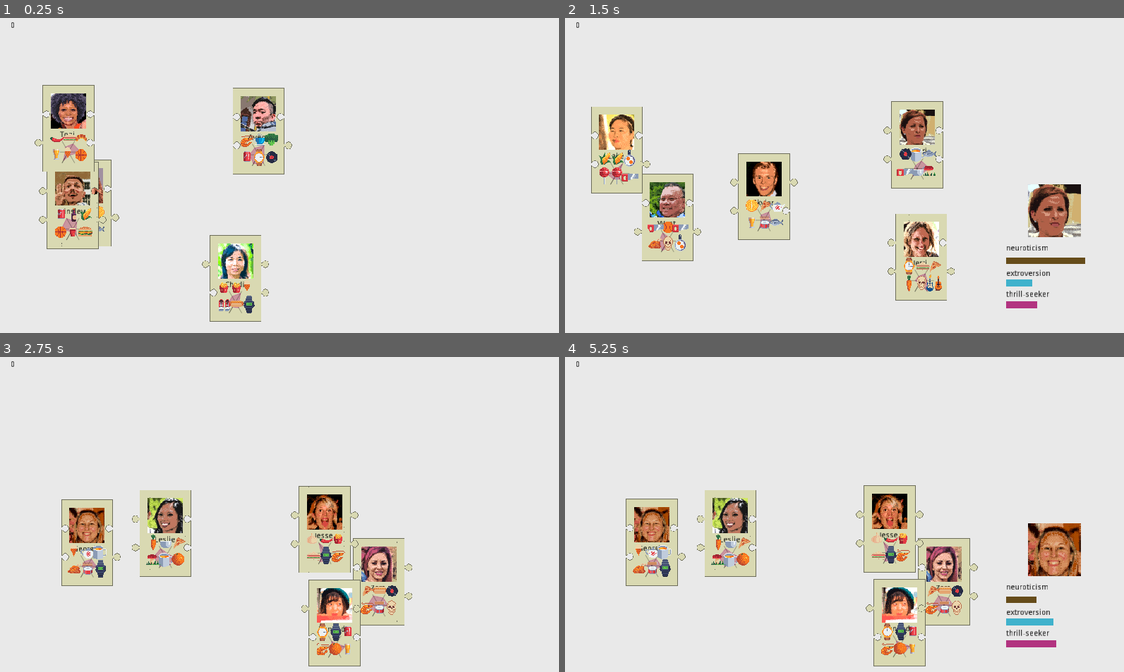
Above: before the commit, frames 1-4 (two rows, left to right).
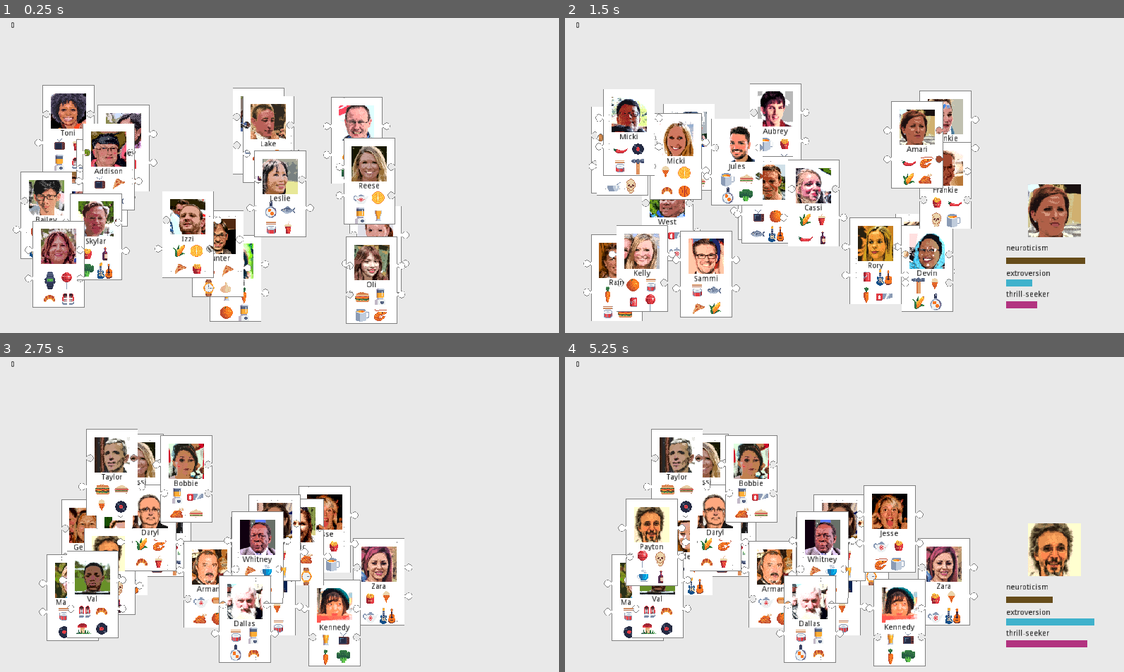
Above: after the commit, the same moments.

Repository: hwacha/GMTK-Match-Game
Game: Godot game, scene res://prefabs/Field.tscn
Same seed, same stepped clock (60 frames per second), same inputs: the game is played once before the commit and once after it.
Inputs (mouse positions are in pixels of both pictures, inside the frame that each line leads up to):
- Up to frame 1 (0.25 s): no input
- Up to frame 2 (1.5 s): tap Enter at 0.5 s; move the mouse to (1056, 77) at 0.52 s; hold Up (ui_up) 0.53-1.28 s; click (1056, 77) at 0.67 s; tap Space at 1.25 s; move the mouse to (917, 144) at 1.27 s; hold Down (ui_down) from 1.28 s (still down); click (917, 144) at 1.42 s
- Up to frame 3 (2.75 s): tap Enter at 2 s; move the mouse to (201, 536) at 2.02 s; release Down (ui_down) at 2.03 s; hold Up (ui_up) from 2.03 s (still down); click (201, 536) at 2.17 s
- Up to frame 4 (5.25 s): tap Space at 2.75, 4.25 s; move the mouse to (945, 580) at 2.77 s; click (945, 580) at 2.92 s; tap Enter at 3.5 s; move the mouse to (900, 621) at 3.52 s; release Up (ui_up) at 3.53 s; hold Down (ui_down) from 3.53 s (still down); click (900, 621) at 3.67 s; move the mouse to (889, 530) at 4.27 s; click (889, 530) at 4.42 s; move the mouse to (654, 542) at 5.02 s; click (654, 542) at 5.17 s

The runs differ from the first frame. In frame 1, 17% of the frame differs, in the area x 2-74%, y 21-98%; in frame 2, 19%, in the area x 3-75%, y 20-97%; in frame 3, 16%; in frame 4, 18%.

Commit message:
migrating to the icon system, continued

Diff:
--- a/prefabs/Card.tscn
+++ b/prefabs/Card.tscn
@@ -1,8 +1,7 @@
-[gd_scene load_steps=8 format=2]
+[gd_scene load_steps=7 format=2]
 
 [ext_resource path="res://assets/card_sprites/base.png" type="Texture" id=1]
 [ext_resource path="res://scripts/Card.gd" type="Script" id=2]
-[ext_resource path="res://scripts/Visual.gd" type="Script" id=3]
 [ext_resource path="res://prefabs/Icon.tscn" type="PackedScene" id=4]
 
 [sub_resource type="RectangleShape2D" id=1]
@@ -19,11 +18,6 @@
 
 [node name="Full" type="CollisionShape2D" parent="."]
 shape = SubResource( 1 )
-__meta__ = {
-"_edit_lock_": true
-}
-
-[node name="Interjambs" type="Node2D" parent="."]
 __meta__ = {
 "_edit_lock_": true
 }
@@ -46,19 +40,48 @@
 }
 
 [node name="Stats" type="Node2D" parent="."]
-script = ExtResource( 3 )
 
-[node name="Label" type="Label" parent="."]
-margin_left = -31.7307
-margin_top = 5.1181
-margin_right = 30.2693
-margin_bottom = 36.1181
+[node name="LabelContainer" type="Node2D" parent="."]
+
+[node name="Label" type="Label" parent="LabelContainer"]
+margin_left = -31.0
+margin_top = 2.0
+margin_right = 31.0
+margin_bottom = 31.0
 custom_colors/font_color = Color( 0, 0, 0, 1 )
-text = "
+text = "test
 "
 align = 1
 __meta__ = {
 "_edit_use_anchors_": false
+}
+
+[node name="Icons" type="Node2D" parent="."]
+z_index = 2
+
+[node name="Icon1" parent="Icons" instance=ExtResource( 4 )]
+position = Vector2( -16.1311, 30 )
+animation = "9"
+frame = 0
+
+[node name="Icon2" parent="Icons" instance=ExtResource( 4 )]
+position = Vector2( -16, 62 )
+animation = "9"
+frame = 0
+
+[node name="Icon3" parent="Icons" instance=ExtResource( 4 )]
+position = Vector2( 16, 30 )
+animation = "9"
+frame = 0
+
+[node name="Icon4" parent="Icons" instance=ExtResource( 4 )]
+position = Vector2( 16, 62 )
+animation = "9"
+frame = 0
+
+[node name="Interjambs" type="Node2D" parent="."]
+__meta__ = {
+"_edit_lock_": true
 }
 
 [node name="Boundaries" type="Area2D" parent="."]
@@ -96,26 +119,6 @@
 "_edit_lock_": true
 }
 
-[node name="Icons" type="Node2D" parent="."]
-
-[node name="Icon2" parent="Icons" instance=ExtResource( 4 )]
-position = Vector2( 1.29572, 47.0158 )
-
-[node name="Icon" parent="Icons" instance=ExtResource( 4 )]
-position = Vector2( 1.29572, 16.2889 )
-
-[node name="Icon3" parent="Icons" instance=ExtResource( 4 )]
-position = Vector2( 23.5079, 16.2889 )
-
-[node name="Icon4" parent="Icons" instance=ExtResource( 4 )]
-position = Vector2( 23.5079, 47.0158 )
-
-[node name="Icon5" parent="Icons" instance=ExtResource( 4 )]
-position = Vector2( -21.6569, 16.2889 )
-
-[node name="Icon6" parent="Icons" instance=ExtResource( 4 )]
-position = Vector2( -21.6569, 47.0158 )
-
 [connection signal="area_entered" from="." to="." method="_on_Card_area_entered"]
 [connection signal="area_exited" from="." to="." method="_on_Card_area_exited"]
 [connection signal="input_event" from="." to="." method="_on_Card_input_event"]
--- a/prefabs/Icon.tscn
+++ b/prefabs/Icon.tscn
@@ -1,394 +1,380 @@
-[gd_scene load_steps=45 format=2]
+[gd_scene load_steps=44 format=2]
 
 [ext_resource path="res://assets/icons/MegaPixelArt32x32pxIcons_SpriteSheet.png" type="Texture" id=1]
-[ext_resource path="res://scripts/Icon.gd" type="Script" id=2]
+
+[sub_resource type="AtlasTexture" id=1]
+atlas = ExtResource( 1 )
+region = Rect2( 32, 512, 32, 32 )
+
+[sub_resource type="AtlasTexture" id=2]
+atlas = ExtResource( 1 )
+region = Rect2( 288, 192, 32, 32 )
+
+[sub_resource type="AtlasTexture" id=3]
+atlas = ExtResource( 1 )
+region = Rect2( 384, 256, 32, 32 )
+
+[sub_resource type="AtlasTexture" id=4]
+atlas = ExtResource( 1 )
+region = Rect2( 64, 256, 32, 32 )
+
+[sub_resource type="AtlasTexture" id=5]
+atlas = ExtResource( 1 )
+region = Rect2( 96, 480, 32, 32 )
+
+[sub_resource type="AtlasTexture" id=6]
+atlas = ExtResource( 1 )
+region = Rect2( 192, 480, 32, 32 )
+
+[sub_resource type="AtlasTexture" id=7]
+atlas = ExtResource( 1 )
+region = Rect2( 64, 96, 32, 32 )
+
+[sub_resource type="AtlasTexture" id=8]
+atlas = ExtResource( 1 )
+region = Rect2( 224, 0, 32, 32 )
+
+[sub_resource type="AtlasTexture" id=9]
+atlas = ExtResource( 1 )
+region = Rect2( 192, 128, 32, 32 )
+
+[sub_resource type="AtlasTexture" id=10]
+atlas = ExtResource( 1 )
+region = Rect2( 32, 96, 32, 32 )
+
+[sub_resource type="AtlasTexture" id=11]
+atlas = ExtResource( 1 )
+region = Rect2( 32, 288, 32, 32 )
+
+[sub_resource type="AtlasTexture" id=12]
+atlas = ExtResource( 1 )
+region = Rect2( 64, 352, 32, 32 )
+
+[sub_resource type="AtlasTexture" id=13]
+atlas = ExtResource( 1 )
+region = Rect2( 0, 96, 32, 32 )
+
+[sub_resource type="AtlasTexture" id=14]
+atlas = ExtResource( 1 )
+region = Rect2( 64, 512, 32, 32 )
+
+[sub_resource type="AtlasTexture" id=15]
+atlas = ExtResource( 1 )
+region = Rect2( 32, 256, 32, 32 )
+
+[sub_resource type="AtlasTexture" id=16]
+atlas = ExtResource( 1 )
+region = Rect2( 416, 192, 32, 32 )
+
+[sub_resource type="AtlasTexture" id=17]
+atlas = ExtResource( 1 )
+region = Rect2( 192, 320, 32, 32 )
+
+[sub_resource type="AtlasTexture" id=18]
+atlas = ExtResource( 1 )
+region = Rect2( 0, 352, 32, 32 )
+
+[sub_resource type="AtlasTexture" id=19]
+atlas = ExtResource( 1 )
+region = Rect2( 256, 480, 32, 32 )
+
+[sub_resource type="AtlasTexture" id=20]
+atlas = ExtResource( 1 )
+region = Rect2( 0, 384, 32, 32 )
+
+[sub_resource type="AtlasTexture" id=21]
+atlas = ExtResource( 1 )
+region = Rect2( 384, 512, 32, 32 )
+
+[sub_resource type="AtlasTexture" id=22]
+atlas = ExtResource( 1 )
+region = Rect2( 224, 480, 32, 32 )
+
+[sub_resource type="AtlasTexture" id=23]
+atlas = ExtResource( 1 )
+region = Rect2( 32, 480, 32, 32 )
+
+[sub_resource type="AtlasTexture" id=24]
+atlas = ExtResource( 1 )
+region = Rect2( 320, 576, 32, 32 )
+
+[sub_resource type="AtlasTexture" id=25]
+atlas = ExtResource( 1 )
+region = Rect2( 352, 576, 32, 32 )
+
+[sub_resource type="AtlasTexture" id=26]
+atlas = ExtResource( 1 )
+region = Rect2( 416, 512, 32, 32 )
+
+[sub_resource type="AtlasTexture" id=27]
+atlas = ExtResource( 1 )
+region = Rect2( 416, 384, 32, 32 )
+
+[sub_resource type="AtlasTexture" id=28]
+atlas = ExtResource( 1 )
+region = Rect2( 128, 480, 32, 32 )
+
+[sub_resource type="AtlasTexture" id=29]
+atlas = ExtResource( 1 )
+region = Rect2( 64, 480, 32, 32 )
+
+[sub_resource type="AtlasTexture" id=30]
+atlas = ExtResource( 1 )
+region = Rect2( 320, 448, 32, 32 )
+
+[sub_resource type="AtlasTexture" id=31]
+atlas = ExtResource( 1 )
+region = Rect2( 64, 576, 32, 32 )
+
+[sub_resource type="AtlasTexture" id=32]
+atlas = ExtResource( 1 )
+region = Rect2( 224, 576, 32, 32 )
+
+[sub_resource type="AtlasTexture" id=33]
+atlas = ExtResource( 1 )
+region = Rect2( 0, 544, 32, 32 )
 
 [sub_resource type="AtlasTexture" id=34]
 atlas = ExtResource( 1 )
-region = Rect2( 416, 512, 32, 32 )
+region = Rect2( 0, 608, 32, 32 )
 
 [sub_resource type="AtlasTexture" id=35]
 atlas = ExtResource( 1 )
-region = Rect2( 0, 544, 32, 32 )
+region = Rect2( 32, 544, 32, 32 )
 
 [sub_resource type="AtlasTexture" id=36]
 atlas = ExtResource( 1 )
-region = Rect2( 224, 0, 32, 32 )
+region = Rect2( 256, 384, 32, 32 )
 
 [sub_resource type="AtlasTexture" id=37]
 atlas = ExtResource( 1 )
+region = Rect2( 384, 384, 32, 32 )
+
+[sub_resource type="AtlasTexture" id=38]
+atlas = ExtResource( 1 )
+region = Rect2( 160, 480, 32, 32 )
+
+[sub_resource type="AtlasTexture" id=39]
+atlas = ExtResource( 1 )
+region = Rect2( 32, 224, 32, 32 )
+
+[sub_resource type="AtlasTexture" id=40]
+atlas = ExtResource( 1 )
+region = Rect2( 320, 160, 32, 32 )
+
+[sub_resource type="AtlasTexture" id=41]
+atlas = ExtResource( 1 )
 region = Rect2( 96, 64, 32, 32 )
 
-[sub_resource type="AtlasTexture" id=38]
-atlas = ExtResource( 1 )
-region = Rect2( 0, 96, 32, 32 )
-
-[sub_resource type="AtlasTexture" id=39]
-atlas = ExtResource( 1 )
-region = Rect2( 32, 96, 32, 32 )
-
-[sub_resource type="AtlasTexture" id=40]
-atlas = ExtResource( 1 )
-region = Rect2( 64, 96, 32, 32 )
-
-[sub_resource type="AtlasTexture" id=6]
-atlas = ExtResource( 1 )
-region = Rect2( 192, 128, 32, 32 )
-
-[sub_resource type="AtlasTexture" id=7]
-atlas = ExtResource( 1 )
-region = Rect2( 320, 160, 32, 32 )
-
-[sub_resource type="AtlasTexture" id=8]
-atlas = ExtResource( 1 )
-region = Rect2( 288, 192, 32, 32 )
-
-[sub_resource type="AtlasTexture" id=41]
-atlas = ExtResource( 1 )
-region = Rect2( 416, 192, 32, 32 )
-
-[sub_resource type="AtlasTexture" id=42]
-atlas = ExtResource( 1 )
-region = Rect2( 32, 224, 32, 32 )
-
-[sub_resource type="AtlasTexture" id=43]
-atlas = ExtResource( 1 )
-region = Rect2( 32, 256, 32, 32 )
-
-[sub_resource type="AtlasTexture" id=44]
-atlas = ExtResource( 1 )
-region = Rect2( 64, 256, 32, 32 )
-
-[sub_resource type="AtlasTexture" id=45]
-atlas = ExtResource( 1 )
-region = Rect2( 384, 256, 32, 32 )
-
-[sub_resource type="AtlasTexture" id=46]
-atlas = ExtResource( 1 )
-region = Rect2( 32, 288, 32, 32 )
-
-[sub_resource type="AtlasTexture" id=15]
-atlas = ExtResource( 1 )
-region = Rect2( 192, 320, 32, 32 )
-
-[sub_resource type="AtlasTexture" id=47]
-atlas = ExtResource( 1 )
-region = Rect2( 0, 352, 32, 32 )
-
-[sub_resource type="AtlasTexture" id=17]
-atlas = ExtResource( 1 )
-region = Rect2( 64, 352, 32, 32 )
-
-[sub_resource type="AtlasTexture" id=48]
-atlas = ExtResource( 1 )
-region = Rect2( 0, 384, 32, 32 )
-
-[sub_resource type="AtlasTexture" id=49]
-atlas = ExtResource( 1 )
-region = Rect2( 256, 384, 32, 32 )
-
-[sub_resource type="AtlasTexture" id=20]
-atlas = ExtResource( 1 )
-region = Rect2( 384, 384, 32, 32 )
-
-[sub_resource type="AtlasTexture" id=21]
-atlas = ExtResource( 1 )
-region = Rect2( 416, 384, 32, 32 )
-
-[sub_resource type="AtlasTexture" id=50]
-atlas = ExtResource( 1 )
-region = Rect2( 320, 448, 32, 32 )
-
-[sub_resource type="AtlasTexture" id=51]
-atlas = ExtResource( 1 )
-region = Rect2( 32, 480, 32, 32 )
-
-[sub_resource type="AtlasTexture" id=24]
-atlas = ExtResource( 1 )
-region = Rect2( 64, 480, 32, 32 )
-
-[sub_resource type="AtlasTexture" id=25]
-atlas = ExtResource( 1 )
-region = Rect2( 96, 480, 32, 32 )
-
-[sub_resource type="AtlasTexture" id=26]
-atlas = ExtResource( 1 )
-region = Rect2( 128, 480, 32, 32 )
-
-[sub_resource type="AtlasTexture" id=27]
-atlas = ExtResource( 1 )
-region = Rect2( 160, 480, 32, 32 )
-
-[sub_resource type="AtlasTexture" id=28]
-atlas = ExtResource( 1 )
-region = Rect2( 192, 480, 32, 32 )
-
-[sub_resource type="AtlasTexture" id=29]
-atlas = ExtResource( 1 )
-region = Rect2( 224, 480, 32, 32 )
-
-[sub_resource type="AtlasTexture" id=30]
-atlas = ExtResource( 1 )
-region = Rect2( 256, 480, 32, 32 )
-
-[sub_resource type="AtlasTexture" id=31]
-atlas = ExtResource( 1 )
-region = Rect2( 32, 512, 32, 32 )
-
-[sub_resource type="AtlasTexture" id=32]
-atlas = ExtResource( 1 )
-region = Rect2( 64, 512, 32, 32 )
-
-[sub_resource type="AtlasTexture" id=33]
-atlas = ExtResource( 1 )
-region = Rect2( 384, 512, 32, 32 )
-
-[sub_resource type="AtlasTexture" id=52]
-atlas = ExtResource( 1 )
-region = Rect2( 32, 544, 32, 32 )
-
-[sub_resource type="AtlasTexture" id=53]
-atlas = ExtResource( 1 )
-region = Rect2( 64, 576, 32, 32 )
-
-[sub_resource type="AtlasTexture" id=54]
-atlas = ExtResource( 1 )
-region = Rect2( 224, 576, 32, 32 )
-
-[sub_resource type="AtlasTexture" id=55]
-atlas = ExtResource( 1 )
-region = Rect2( 320, 576, 32, 32 )
-
-[sub_resource type="AtlasTexture" id=56]
-atlas = ExtResource( 1 )
-region = Rect2( 352, 576, 32, 32 )
-
-[sub_resource type="AtlasTexture" id=57]
-atlas = ExtResource( 1 )
-region = Rect2( 0, 608, 32, 32 )
-
-[sub_resource type="SpriteFrames" id=58]
+[sub_resource type="SpriteFrames" id=42]
 animations = [ {
+"frames": [ SubResource( 1 ) ],
+"loop": true,
+"name": "31",
+"speed": 5.0
+}, {
+"frames": [ SubResource( 2 ) ],
+"loop": true,
+"name": "8",
+"speed": 5.0
+}, {
+"frames": [ SubResource( 3 ) ],
+"loop": true,
+"name": "13",
+"speed": 5.0
+}, {
+"frames": [ SubResource( 4 ) ],
+"loop": true,
+"name": "12",
+"speed": 5.0
+}, {
+"frames": [ SubResource( 5 ) ],
+"loop": true,
+"name": "25",
+"speed": 5.0
+}, {
+"frames": [ SubResource( 6 ) ],
+"loop": true,
+"name": "28",
+"speed": 5.0
+}, {
+"frames": [ SubResource( 7 ) ],
+"loop": true,
+"name": "5",
+"speed": 5.0
+}, {
+"frames": [ SubResource( 8 ) ],
+"loop": true,
+"name": "1",
+"speed": 5.0
+}, {
+"frames": [ SubResource( 9 ) ],
+"loop": true,
+"name": "6",
+"speed": 5.0
+}, {
+"frames": [ SubResource( 10 ) ],
+"loop": true,
+"name": "4",
+"speed": 5.0
+}, {
+"frames": [ SubResource( 11 ) ],
+"loop": true,
+"name": "14",
+"speed": 5.0
+}, {
+"frames": [ SubResource( 12 ) ],
+"loop": true,
+"name": "17",
+"speed": 5.0
+}, {
+"frames": [ SubResource( 13 ) ],
+"loop": true,
+"name": "3",
+"speed": 5.0
+}, {
+"frames": [ SubResource( 14 ) ],
+"loop": true,
+"name": "32",
+"speed": 5.0
+}, {
+"frames": [ SubResource( 15 ) ],
+"loop": true,
+"name": "11",
+"speed": 5.0
+}, {
+"frames": [ SubResource( 16 ) ],
+"loop": true,
+"name": "9",
+"speed": 5.0
+}, {
+"frames": [ SubResource( 17 ) ],
+"loop": true,
+"name": "15",
+"speed": 5.0
+}, {
+"frames": [ SubResource( 18 ) ],
+"loop": true,
+"name": "16",
+"speed": 5.0
+}, {
+"frames": [ SubResource( 19 ) ],
+"loop": true,
+"name": "30",
+"speed": 5.0
+}, {
+"frames": [ SubResource( 20 ) ],
+"loop": true,
+"name": "18",
+"speed": 5.0
+}, {
+"frames": [ SubResource( 21 ) ],
+"loop": true,
+"name": "33",
+"speed": 5.0
+}, {
+"frames": [ SubResource( 22 ) ],
+"loop": true,
+"name": "29",
+"speed": 5.0
+}, {
+"frames": [ SubResource( 23 ) ],
+"loop": true,
+"name": "23",
+"speed": 5.0
+}, {
+"frames": [ SubResource( 24 ) ],
+"loop": true,
+"name": "39",
+"speed": 5.0
+}, {
+"frames": [ SubResource( 25 ) ],
+"loop": true,
+"name": "40",
+"speed": 5.0
+}, {
+"frames": [ SubResource( 26 ) ],
+"loop": true,
+"name": "34",
+"speed": 5.0
+}, {
+"frames": [ SubResource( 27 ) ],
+"loop": true,
+"name": "21",
+"speed": 5.0
+}, {
+"frames": [ SubResource( 28 ) ],
+"loop": true,
+"name": "26",
+"speed": 5.0
+}, {
+"frames": [ SubResource( 29 ) ],
+"loop": true,
+"name": "24",
+"speed": 5.0
+}, {
+"frames": [ SubResource( 30 ) ],
+"loop": true,
+"name": "22",
+"speed": 5.0
+}, {
+"frames": [ SubResource( 31 ) ],
+"loop": true,
+"name": "37",
+"speed": 5.0
+}, {
+"frames": [ SubResource( 32 ) ],
+"loop": true,
+"name": "38",
+"speed": 5.0
+}, {
+"frames": [ SubResource( 33 ) ],
+"loop": true,
+"name": "35",
+"speed": 5.0
+}, {
 "frames": [ SubResource( 34 ) ],
 "loop": true,
-"name": "34",
+"name": "41",
 "speed": 5.0
 }, {
 "frames": [ SubResource( 35 ) ],
 "loop": true,
-"name": "35",
-"speed": 5.0
-}, {
-"frames": [ SubResource( 36 ), SubResource( 37 ), SubResource( 38 ), SubResource( 39 ), SubResource( 40 ), SubResource( 6 ), SubResource( 7 ), SubResource( 8 ), SubResource( 41 ), SubResource( 42 ), SubResource( 43 ), SubResource( 44 ), SubResource( 45 ), SubResource( 46 ), SubResource( 15 ), SubResource( 47 ), SubResource( 17 ), SubResource( 48 ), SubResource( 49 ), SubResource( 20 ), SubResource( 21 ), SubResource( 50 ), SubResource( 51 ), SubResource( 24 ), SubResource( 25 ), SubResource( 26 ), SubResource( 27 ), SubResource( 28 ), SubResource( 29 ), SubResource( 30 ), SubResource( 31 ), SubResource( 32 ), SubResource( 33 ), SubResource( 34 ), SubResource( 35 ), SubResource( 52 ), SubResource( 53 ), SubResource( 54 ), SubResource( 55 ), SubResource( 56 ), SubResource( 57 ) ],
-"loop": true,
-"name": "default",
-"speed": 5.0
-}, {
-"frames": [ SubResource( 42 ) ],
+"name": "36",
+"speed": 5.0
+}, {
+"frames": [ SubResource( 36 ) ],
+"loop": true,
+"name": "19",
+"speed": 5.0
+}, {
+"frames": [ SubResource( 37 ) ],
+"loop": true,
+"name": "20",
+"speed": 5.0
+}, {
+"frames": [ SubResource( 38 ) ],
+"loop": true,
+"name": "27",
+"speed": 5.0
+}, {
+"frames": [ SubResource( 39 ) ],
 "loop": true,
 "name": "10",
 "speed": 5.0
 }, {
-"frames": [ SubResource( 24 ) ],
-"loop": true,
-"name": "24",
-"speed": 5.0
-}, {
-"frames": [ SubResource( 26 ) ],
-"loop": true,
-"name": "26",
-"speed": 5.0
-}, {
-"frames": [ SubResource( 50 ) ],
-"loop": true,
-"name": "22",
-"speed": 5.0
-}, {
-"frames": [ SubResource( 21 ) ],
-"loop": true,
-"name": "21",
-"speed": 5.0
-}, {
-"frames": [ SubResource( 51 ) ],
-"loop": true,
-"name": "23",
-"speed": 5.0
-}, {
-"frames": [ SubResource( 27 ) ],
-"loop": true,
-"name": "27",
-"speed": 5.0
-}, {
-"frames": [ SubResource( 7 ) ],
+"frames": [ SubResource( 40 ) ],
 "loop": true,
 "name": "7",
 "speed": 5.0
 }, {
-"frames": [ SubResource( 37 ) ],
+"frames": [ SubResource( 41 ) ],
 "loop": true,
 "name": "2",
 "speed": 5.0
-}, {
-"frames": [ SubResource( 46 ) ],
-"loop": true,
-"name": "14",
-"speed": 5.0
-}, {
-"frames": [ SubResource( 17 ) ],
-"loop": true,
-"name": "17",
-"speed": 5.0
-}, {
-"frames": [ SubResource( 30 ) ],
-"loop": true,
-"name": "30",
-"speed": 5.0
-}, {
-"frames": [ SubResource( 48 ) ],
-"loop": true,
-"name": "18",
-"speed": 5.0
-}, {
-"frames": [ SubResource( 6 ) ],
-"loop": true,
-"name": "6",
-"speed": 5.0
-}, {
-"frames": [ SubResource( 39 ) ],
-"loop": true,
-"name": "4",
-"speed": 5.0
-}, {
-"frames": [ SubResource( 43 ) ],
-"loop": true,
-"name": "11",
-"speed": 5.0
-}, {
-"frames": [ SubResource( 41 ) ],
-"loop": true,
-"name": "9",
-"speed": 5.0
-}, {
-"frames": [ SubResource( 49 ) ],
-"loop": true,
-"name": "19",
-"speed": 5.0
-}, {
-"frames": [ SubResource( 20 ) ],
-"loop": true,
-"name": "20",
-"speed": 5.0
-}, {
-"frames": [ SubResource( 31 ) ],
-"loop": true,
-"name": "31",
-"speed": 5.0
-}, {
-"frames": [ SubResource( 8 ) ],
-"loop": true,
-"name": "8",
-"speed": 5.0
-}, {
-"frames": [ SubResource( 25 ) ],
-"loop": true,
-"name": "25",
-"speed": 5.0
-}, {
-"frames": [ SubResource( 28 ) ],
-"loop": true,
-"name": "28",
-"speed": 5.0
-}, {
-"frames": [ SubResource( 40 ) ],
-"loop": true,
-"name": "5",
-"speed": 5.0
-}, {
-"frames": [ SubResource( 36 ) ],
-"loop": true,
-"name": "1",
-"speed": 5.0
-}, {
-"frames": [ SubResource( 38 ) ],
-"loop": true,
-"name": "3",
-"speed": 5.0
-}, {
-"frames": [ SubResource( 32 ) ],
-"loop": true,
-"name": "32",
-"speed": 5.0
-}, {
-"frames": [ SubResource( 45 ) ],
-"loop": true,
-"name": "13",
-"speed": 5.0
-}, {
-"frames": [ SubResource( 44 ) ],
-"loop": true,
-"name": "12",
-"speed": 5.0
-}, {
-"frames": [ SubResource( 33 ) ],
-"loop": true,
-"name": "33",
-"speed": 5.0
-}, {
-"frames": [ SubResource( 29 ) ],
-"loop": true,
-"name": "29",
-"speed": 5.0
-}, {
-"frames": [ SubResource( 15 ) ],
-"loop": true,
-"name": "15",
-"speed": 5.0
-}, {
-"frames": [ SubResource( 47 ) ],
-"loop": true,
-"name": "16",
-"speed": 5.0
-}, {
-"frames": [ null ],
-"loop": true,
-"name": "42",
-"speed": 5.0
-}, {
-"frames": [ SubResource( 56 ) ],
-"loop": true,
-"name": "40",
-"speed": 5.0
-}, {
-"frames": [ SubResource( 57 ) ],
-"loop": true,
-"name": "41",
-"speed": 5.0
-}, {
-"frames": [ SubResource( 52 ) ],
-"loop": true,
-"name": "36",
-"speed": 5.0
-}, {
-"frames": [ SubResource( 53 ) ],
-"loop": true,
-"name": "37",
-"speed": 5.0
-}, {
-"frames": [ SubResource( 54 ) ],
-"loop": true,
-"name": "38",
-"speed": 5.0
-}, {
-"frames": [ SubResource( 55 ) ],
-"loop": true,
-"name": "39",
-"speed": 5.0
 } ]
 
-[node name="Icon" type="Node2D"]
-script = ExtResource( 2 )
-
-[node name="AnimatedSprite" type="AnimatedSprite" parent="."]
-frames = SubResource( 58 )
-frame = 21
+[node name="Icon" type="AnimatedSprite"]
+frames = SubResource( 42 )
+frame = 15
 playing = true
--- a/scripts/Card.gd
+++ b/scripts/Card.gd
@@ -8,6 +8,8 @@
 }
 
 var attributes = [0.0, 0.0, 0.0, 0.0, 0.0, 0.0]
+
+var icons = [0, 0, 0, 0]
 
 var offsets = {
 	'left': {
@@ -54,7 +56,7 @@
 
 onready var interjambs = get_node("Interjambs")
 onready var field = get_tree().get_root().get_node('Field')
-onready var textlabel = get_node("Label")
+onready var textlabel = get_node("LabelContainer/Label")
 onready var face = get_node("Face")
 onready var base = get_node("Base")
 
@@ -67,6 +69,15 @@
 	var card_data = field.get_node('CardData')
 	face.set_texture(card_data.new_sprite_texture())
 	textlabel.text = card_data.new_name()
+	var rng = RandomNumberGenerator.new()
+	rng.randomize()
+	for i in range(0, len(icons)):
+		print(icons)
+		var cand = rng.randi_range(1, 41)
+		while icons.has(cand):
+			cand = rng.randi_range(1, 41)
+		icons[i] = cand
+
 	var neujamb_prefab = load("res://prefabs/NeuJamb.tscn")
 	var posjamb_prefab = load("res://prefabs/PosJamb.tscn")
 
@@ -91,6 +102,11 @@
 					jamb.transform.origin.y = offset.y
 				jamb.z_index = 1
 				self.interjambs.add_child(jamb)
+	var i = 0
+	for icon in $Icons.get_children():
+		icon.animation = str(icons[i])
+		i = i + 1
+
 
 var colors = [
 	Color(0.85, 0.85, 0.7, 1),
@@ -110,8 +126,9 @@
 	face.rotation_degrees = wriggle_degrees
 	base.rotation_degrees = wriggle_degrees
 	$Stats.rotation_degrees = wriggle_degrees
-	#textlabel.rotation_degrees = wriggle_degrees
-	set_color(colors[0])
+	$Icons.rotation_degrees = wriggle_degrees
+	$LabelContainer.rotation_degrees = wriggle_degrees
+	#set_color(colors[0])
 	var right_boundary = 1024
 	var pair_zone_boundary = right_boundary - 135 - 200
 	if (field.selected_card == self):
--- a/scripts/Field.gd
+++ b/scripts/Field.gd
@@ -8,7 +8,7 @@
 # Called when the node enters the scene tree for the first time.
 func _ready():
 	var card_prefab = load("res://prefabs/Card.tscn")
-	var num_cards = 5
+	var num_cards = 20
 
 	var rng = RandomNumberGenerator.new()
 	rng.randomize()
--- a/scripts/Icon.gd
+++ b/scripts/Icon.gd
@@ -1,7 +1,7 @@
 extends Node2D
 
 
-var icon_count = 42
+var icon_count = 41
 
 var item_type = null
 
